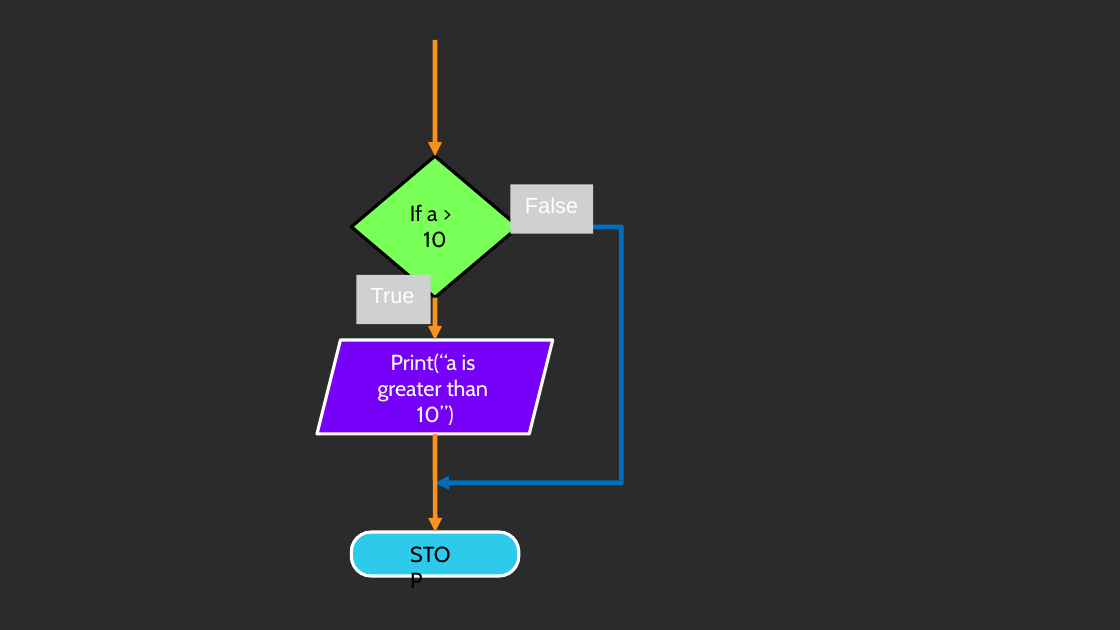
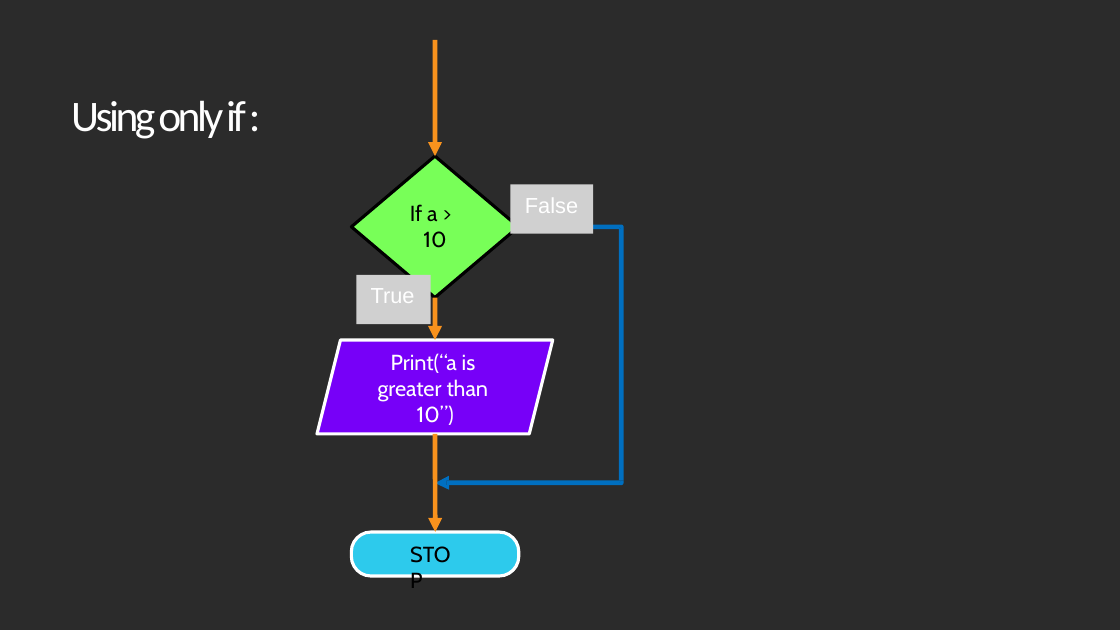
Before and after one commit to deepak404found/newkilo-Python-classes, a slide deck: slide 45 of notes/1. Introduction To python (1)-converted.pptx. Drawn at 1120x630 pixels with LibreOffice and Linux fonts; fonts in the diff are those of the drawing; grey boxes stand for pictures; background and template pictures are left out; a plain dark background stands for a picture behind light text. Boxes give left, top, right and bottom in pixels: in the first picture for what was removed or moved away, otherwise in the second. Text is boxed around its words. In the diff, an @@ line names an element or a change of style, - is before the commit and + after.

```diff
--- a/notes/1. Introduction To python (1)-converted.pptx
+++ b/notes/1. Introduction To python (1)-converted.pptx
@@ text added at <box>71,100,246,139</box>, 28 pt, text #FFFFFF @@
+Using only if :
```
Also in this commit, not shown: 11 other slides changed, 1 other file.
